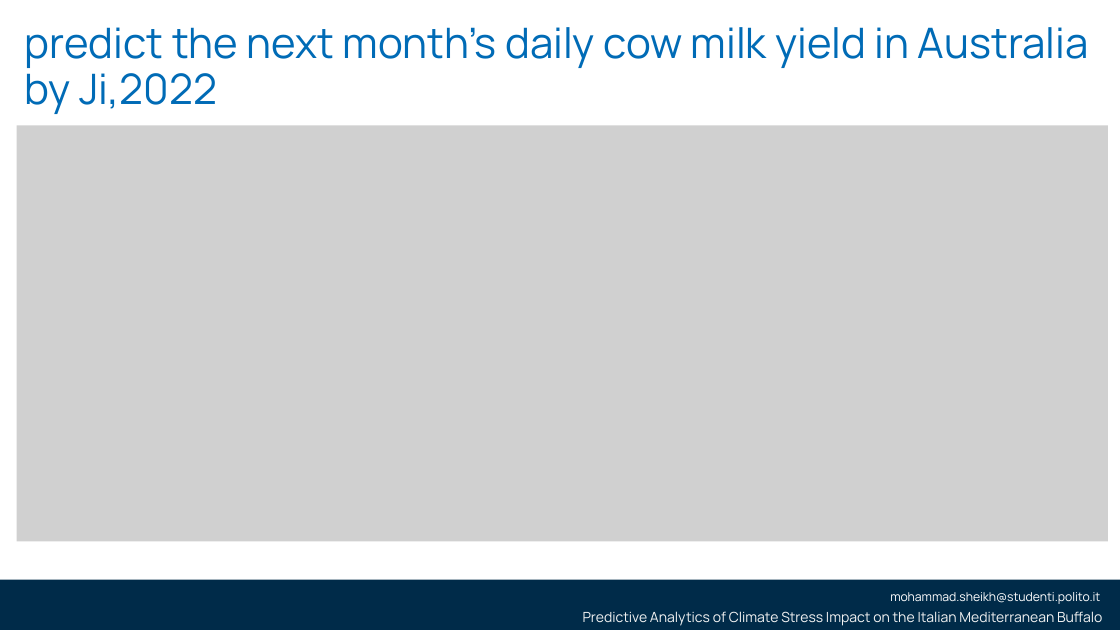
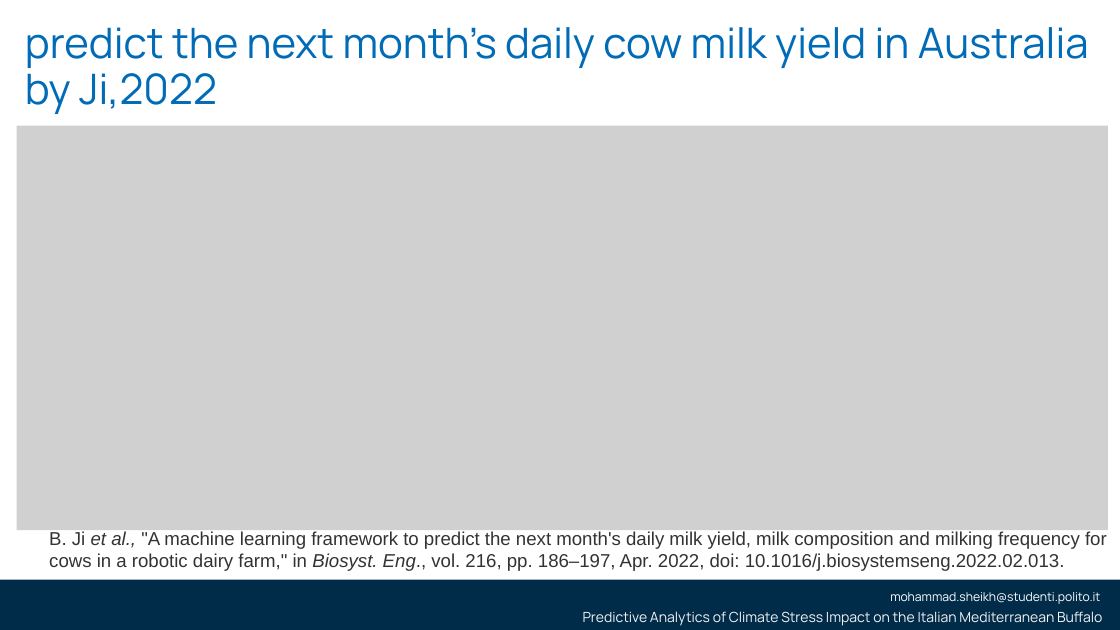
Before and after one commit to smsag99/Thesis, a slide deck: slide 11 of Presentation/thesisPresentation3.pptx. Drawn at 1120x630 pixels with LibreOffice and Linux fonts; fonts in the diff are those of the drawing; grey boxes stand for pictures; background and template pictures are left out. Boxes give left, top, right and bottom in pixels: in the first picture for what was removed or moved away, otherwise in the second. Text is boxed around its words. In the diff, an @@ line names an element or a change of style, - is before the commit and + after.

Commit message:
daily update

```diff
--- a/Presentation/thesisPresentation3.pptx
+++ b/Presentation/thesisPresentation3.pptx
@@ picture: place and size @@
-picture at [17, 125, 1108, 541]
+picture at [17, 125, 1108, 530]
@@ text added at [49, 531, 1107, 571], 16 pt, text #333333 @@
+B. Ji et al., "A machine learning framework to predict the next month's daily milk yield, milk composition and milking frequency for cows in a robotic dairy farm," in Biosyst. Eng., vol. 216, pp. 186–197, Apr. 2022, doi: 10.1016/j.biosystemseng.2022.02.013.
```
Also in this commit, not shown: 9 other slides changed, 4 slides added, 5 slides removed, 3 other files.
